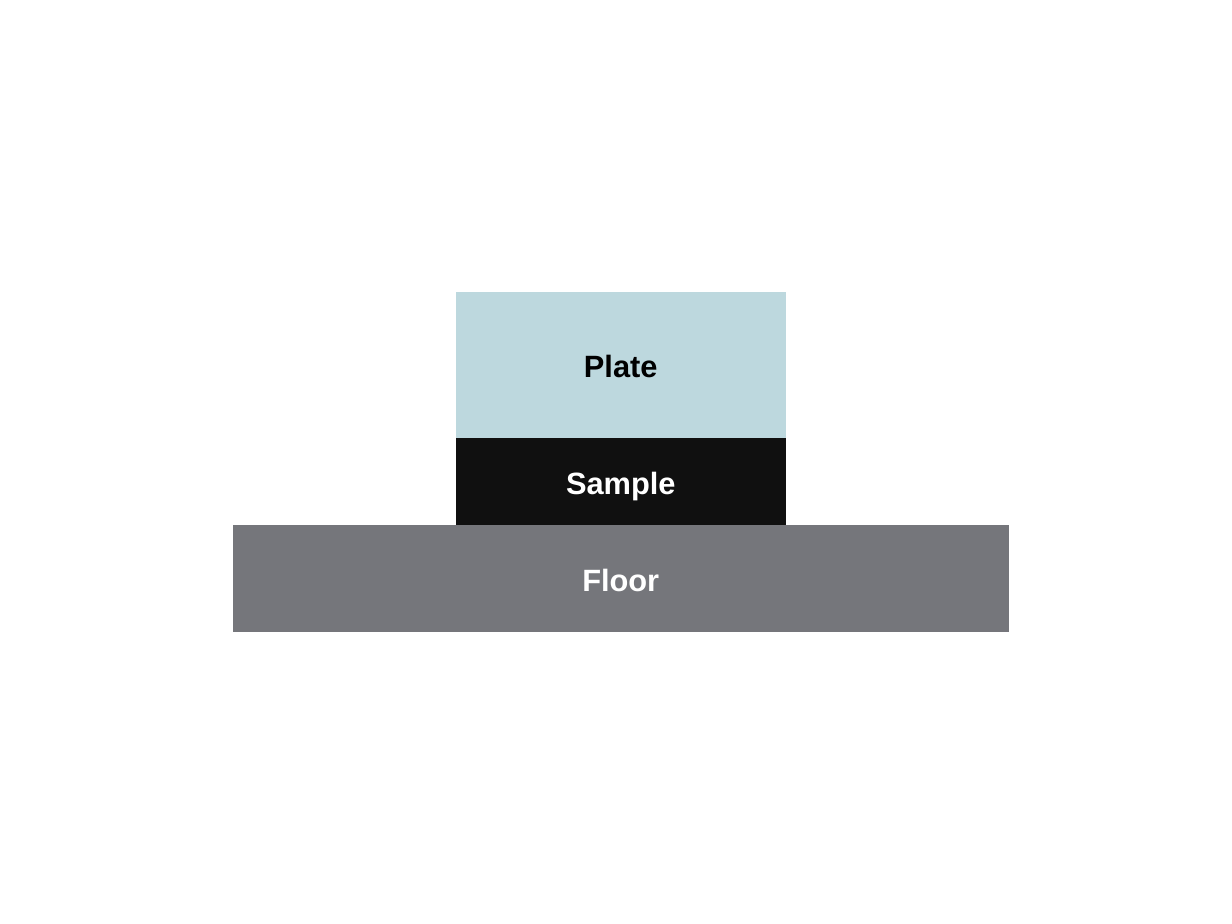
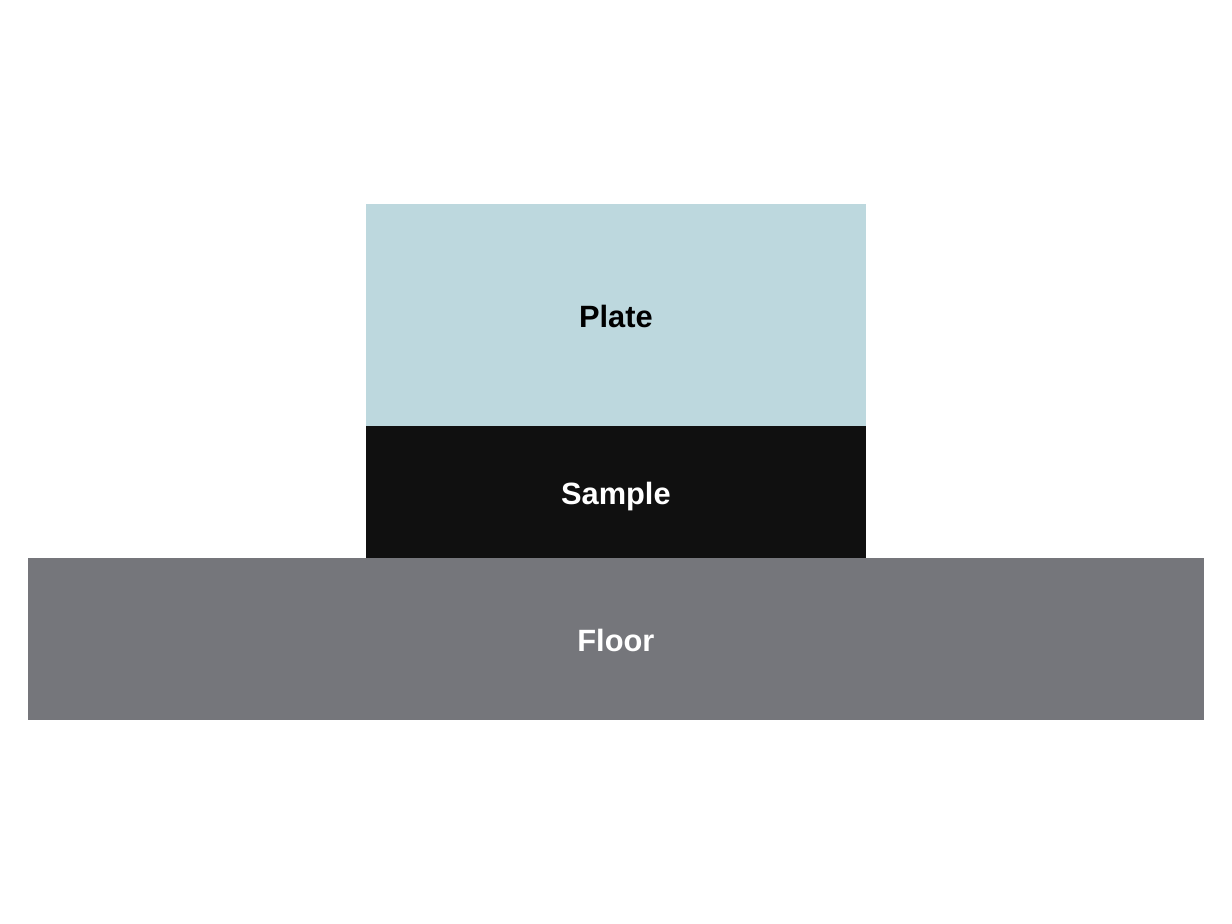
Before and after one commit to oucxlw/Martello-Strumentato, a slide deck: slide 1 of Latex/Figure.odp. Drawn at 1232x924 pixels with LibreOffice and Linux fonts; fonts in the diff are those of the drawing. Boxes give left, top, right and bottom in pixels: in the first picture for what was removed or moved away, otherwise in the second. Text is boxed around its words. In the diff, an @@ line names an element or a change of style, - is before the commit and + after.

```diff
--- a/Latex/Figure.odp
+++ b/Latex/Figure.odp
@@ rectangle "Plate": place and size @@
-rectangle "Plate" at box(456, 292, 786, 439)
+rectangle "Plate" at box(366, 205, 865, 426)
@@ rectangle "Sample": place and size @@
-rectangle "Sample" at box(456, 439, 786, 526)
+rectangle "Sample" at box(366, 426, 865, 558)
@@ rectangle "Floor": place and size @@
-rectangle "Floor" at box(233, 526, 1009, 633)
+rectangle "Floor" at box(28, 558, 1204, 719)
```
Also in this commit, not shown: 1 slide added, 12 other files.
